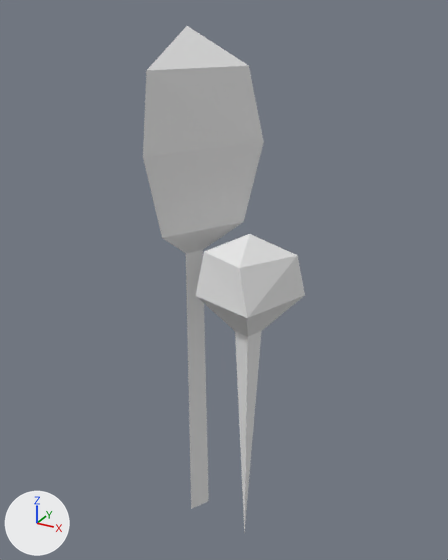
The OBJ model data/models/tree2b.obj as it was, and as the next commit left it.
One viewpoint serves both versions: a 50 mm camera at (4.06, -7.13, 4.33) aimed at (0.06, 0.15, 0.69). The axes (+X, +Y, +Z) are drawn at lower left. The lights are the same throughout. Where no turn or scale is listed for an object, it has been applied to the vertices.

In view in the first picture: 'tree2'.
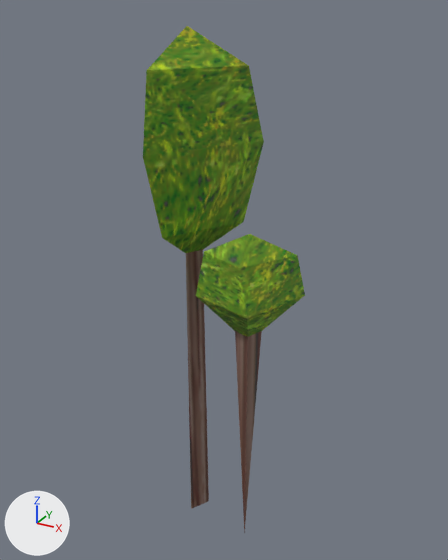
The newer file is also rescaled (x2.667) as a whole; pictures and numbers use the older file's frame.

Location of each change, (x1, y1, x2, y2) in pixels of the pictures (448 x 560 px):
```json
{"object": "tree2", "change": "surface changed", "before": [143, 26, 305, 534], "after": [143, 26, 305, 534], "on screen": "grey to green"}
```

The change, as JSON lines over the scene's bpy script:
```json
{"op": "add", "block": "img_foliage_tga", "code": ["img_foliage_tga = load_image('foliage.tga', '../textures/foliage.tga', 128, 256, 'sRGB')"]}
{"op": "remove", "block": "mat_octahedron3_auv", "code": "mat_octahedron3_auv.base_color = (0.8, 0.8, 0.8)  # white #e7e7e7"}
{"op": "add", "block": "mat_octahedron3_auv", "code": "mat_octahedron3_auv.texture = img_foliage_tga"}
{"op": "set", "path": "mat_octahedron3_auv.roughness", "old": "1.0", "new": "0.696"}
{"op": "remove", "block": "mat_tetrahedron1_auv", "code": "mat_tetrahedron1_auv.base_color = (0.8, 0.8, 0.8)  # white #e7e7e7"}
{"op": "add", "block": "mat_tetrahedron1_auv", "code": "mat_tetrahedron1_auv.texture = img_foliage_tga"}
{"op": "set", "path": "mat_tetrahedron1_auv.roughness", "old": "1.0", "new": "0.69"}
```
